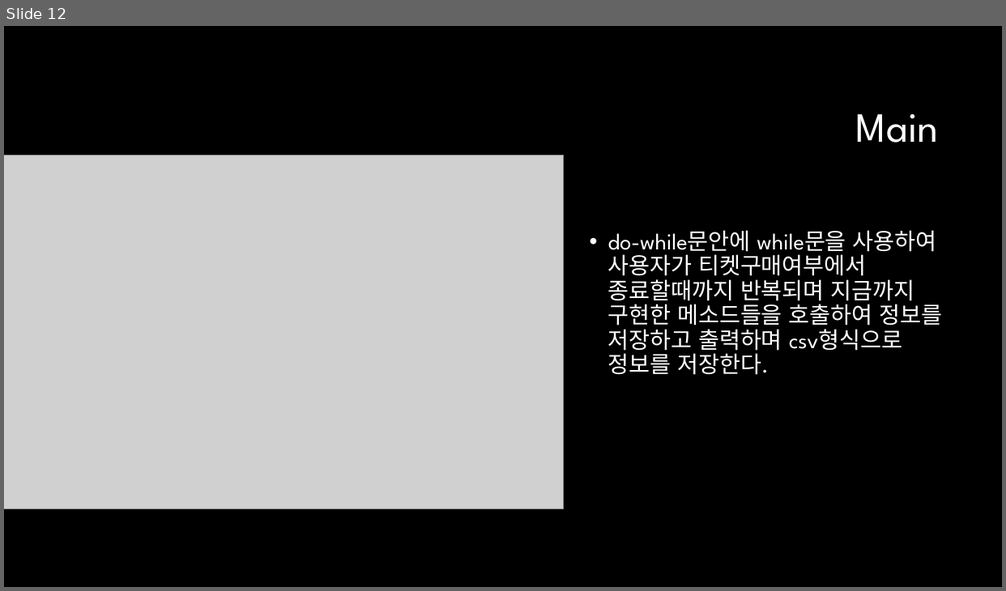
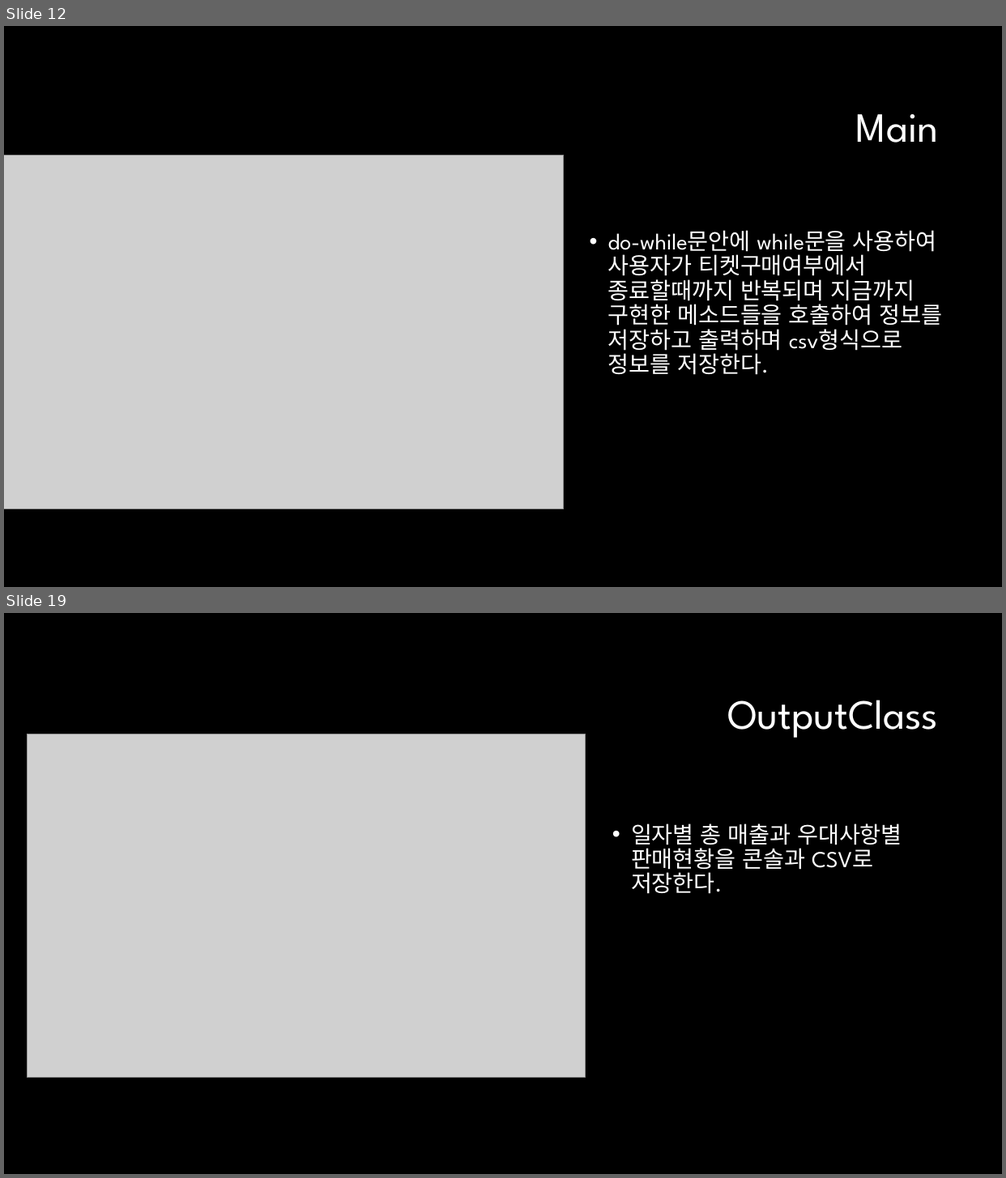
Before and after one commit to minjae1030/PlayGround, a slide deck: kopo04_PlayGround_ppt.pptx. Shown one above the other, each under a label of ours: slide 12 before the commit, slides 12 and 19 after it; the slides between them are not shown. The pictures are 1006x591 and 1006x1178 pixels, drawn with LibreOffice and Linux fonts; fonts in the diff are those of the drawing; grey boxes stand for pictures; background and template pictures are left out. Boxes give left, top, right and bottom in pixels: in the first picture for what was removed or moved away, otherwise in the second. Text is boxed around its words. In the diff, an @@ line names an element or a change of style, - is before the commit and + after.

```diff
--- a/kopo04_PlayGround_ppt.pptx
+++ b/kopo04_PlayGround_ppt.pptx
@@ slide 19 added at (4, 613, 1002, 1174), background #000000 @@
@@ text added at (727, 700, 938, 738), 40 pt, text #FFFFFF @@
+OutputClass
@@ picture added at (27, 735, 586, 1078) @@
@@ text added at (631, 824, 902, 894), 22 pt, text #FFFFFF @@
+• 일자별 총 매출과 우대사항별 판매현황을 콘솔과 CSV로 저장한다.
```
Also in this commit, not shown: 7 other slides added.
